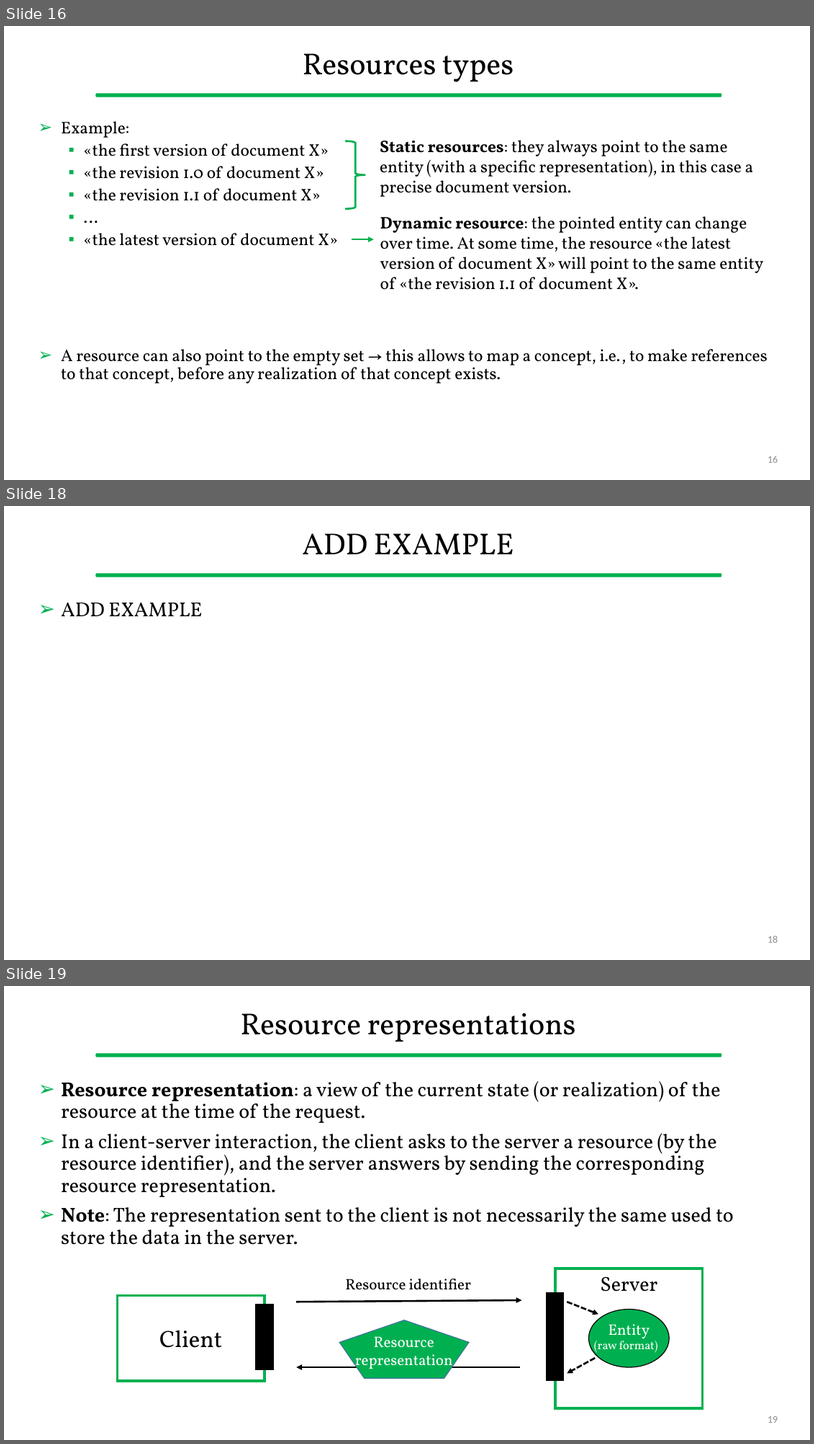
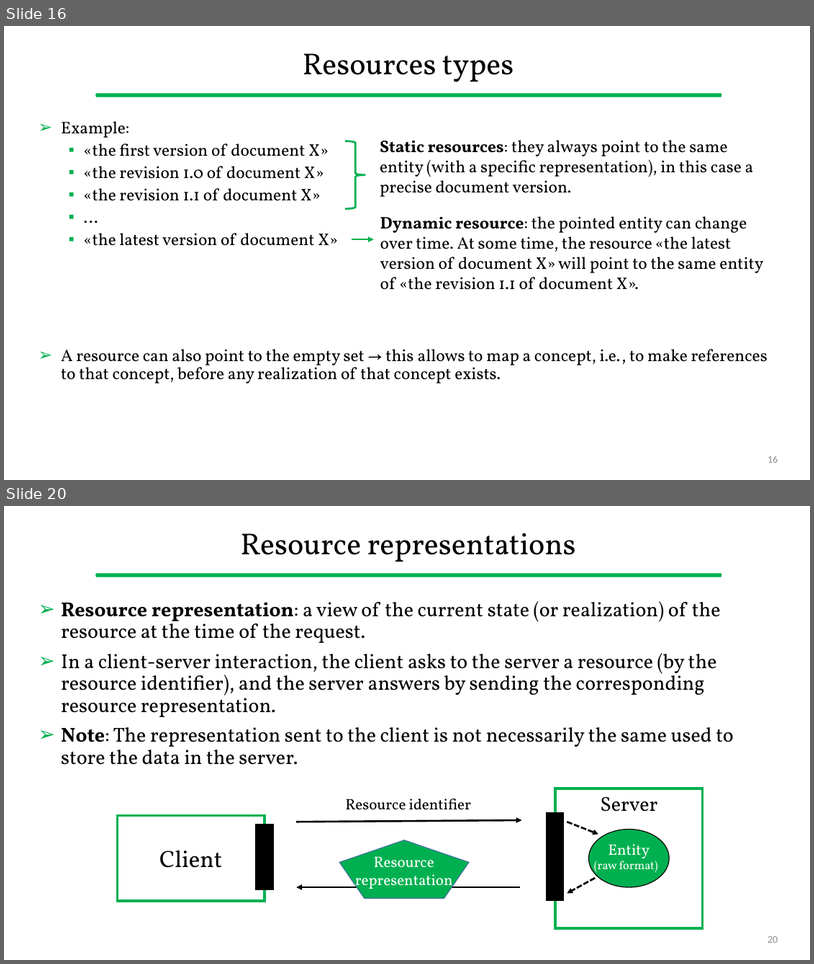
Before and after one commit to gcappon/bwthw, a slide deck: theory_06-representational-state-transfer/theory_06-representational-state-transfer.pptx. Shown one above the other, each under a label of ours: slides 16, 18 and 19 before the commit, slides 16 and 20 after it; the slides between them are not shown. The pictures are 814x1444 and 814x964 pixels, drawn with LibreOffice and Linux fonts; fonts in the diff are those of the drawing. Boxes give left, top, right and bottom in pixels: in the first picture for what was removed or moved away, otherwise in the second. Text is boxed around its words. In the diff, an @@ line names an element or a change of style, - is before the commit and + after.

Commit message:
[master] updated lesson 6 and 7 with clarification and example

```diff
--- a/theory_06-representational-state-transfer/theory_06-representational-state-transfer.pptx
+++ b/theory_06-representational-state-transfer/theory_06-representational-state-transfer.pptx
@@ slide 18 removed at bbox=[4, 506, 810, 960], background #FFFFFF; not listed: 1 template element that a slide beside it also shows @@
@@ title removed at bbox=[302, 533, 514, 555] @@
-ADD EXAMPLE
@@ text removed at bbox=[61, 602, 202, 616] @@
-➢ ADD EXAMPLE
@@ page number removed at bbox=[768, 935, 778, 942] @@
-18
@@ what was slide 19 is now slide 20 @@
@@ page number at bbox=[768, 936, 778, 942]: text changed @@
-19
+20
```
Also in this commit, not shown: 1 slide changed, 2 slides added, 6 other files.
